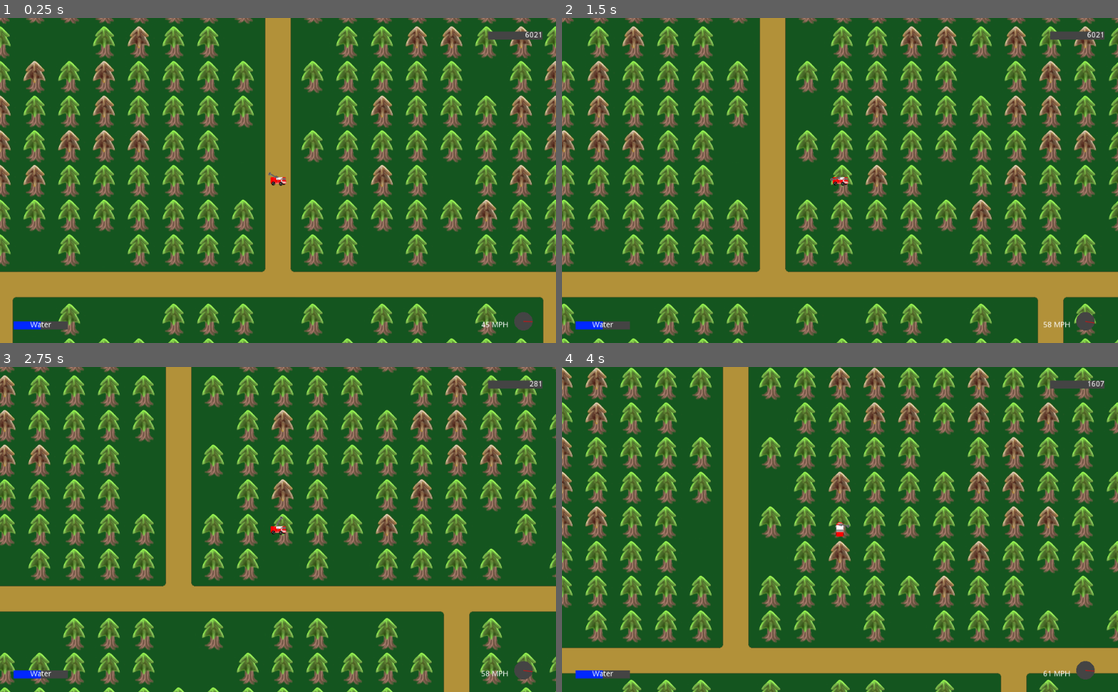
Above: before the commit, frames 1-4 (two rows, left to right).
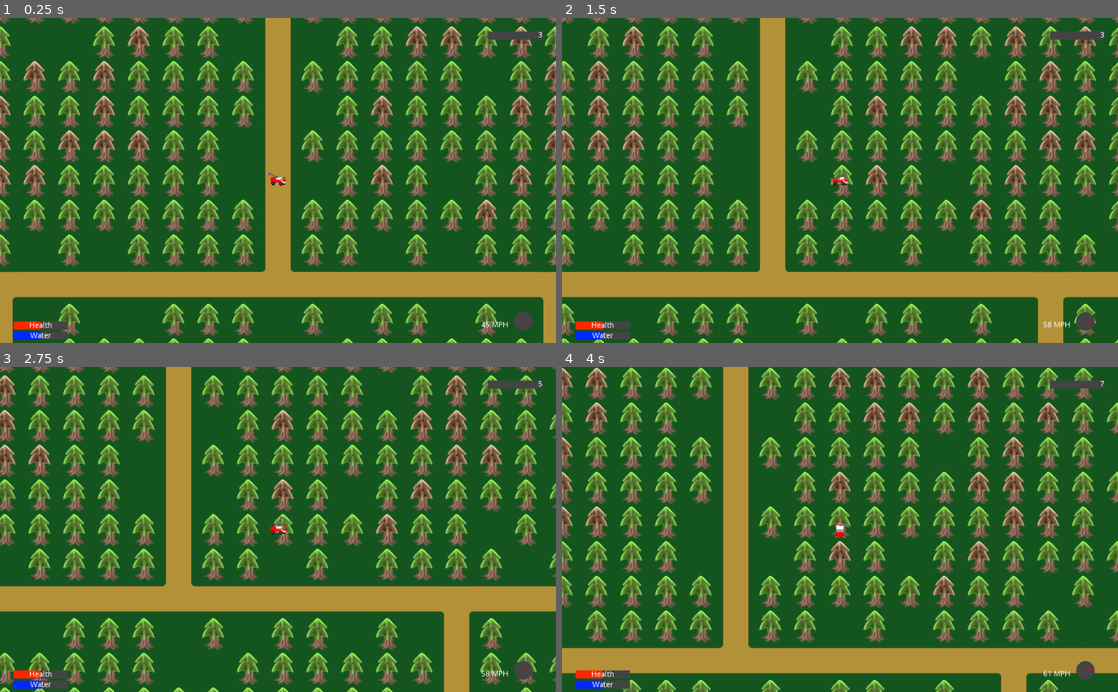
Above: after the commit, the same moments.

Repository: ConsoleCowboysInCyberspace/inferno
Game: Godot game, scene res://Scenes/main_level.tscn
The game is run twice, just before and just after one commit, with the same random seed, the same clock (stepped at 60 frames per second) and the same inputs.
Inputs (mouse positions are in pixels of both pictures, inside the frame that each line leads up to):
- Up to frame 1 (0.25 s): no input
- Up to frame 2 (1.5 s): tap Enter at 0.5 s; move the mouse to (962, 164) at 0.52 s; hold D (truck_right) 0.53-1.28 s; tap Space (dig_trench) at 0.6 s; move the mouse to (728, 196) at 1.27 s; hold S (truck_down) from 1.28 s (still down); click (728, 196) at 1.35 s
- Up to frame 3 (2.75 s): move the mouse to (333, 458) at 2.02 s; release S (truck_down) at 2.03 s; hold D (truck_right) from 2.03 s (still down); tap Space (dig_trench) at 2.1 s
- Up to frame 4 (4 s): move the mouse to (812, 594) at 2.77 s; release D (truck_right) at 2.78 s; hold W (truck_up) 2.78-3.53 s; click (812, 594) at 2.85 s; move the mouse to (1006, 578) at 3.52 s; hold A (truck_left) from 3.53 s (still down); tap Space (dig_trench) at 3.6 s

The runs differ from the first frame. In frame 1, 0.4% of the frame differs, in the area x 2-98%, y 4-100%; in frame 2, 0.4%; in frame 3, 0.4%; in frame 4, 0.4%.
Error in both runs: Assertion failed: Tile out of bounds (res://scripts/internal_tile_manager.gd:27)

Commit message:
Add healthbar to GUI

Diff:
--- a/Scenes/GUI.tscn
+++ b/Scenes/GUI.tscn
@@ -7,10 +7,13 @@
 bg_color = Color( 0.6, 0.6, 0.6, 0 )
 
 [sub_resource type="StyleBoxFlat" id=2]
-bg_color = Color( 0, 0.156863, 1, 1 )
+bg_color = Color( 1, 0.156863, 0, 1 )
 
 [sub_resource type="StyleBoxFlat" id=3]
 bg_color = Color( 0.270588, 0.270588, 0.270588, 1 )
+
+[sub_resource type="StyleBoxFlat" id=4]
+bg_color = Color( 0, 0.156863, 1, 1 )
 
 [node name="GUI" type="CanvasLayer"]
 script = ExtResource( 2 )
@@ -71,7 +74,11 @@
 margin_right = 974.0
 margin_bottom = 570.0
 
-[node name="WaterBar" type="ProgressBar" parent="MarginContainer/VBoxContainer/HBoxContainer"]
+[node name="VBoxContainer" type="VBoxContainer" parent="MarginContainer/VBoxContainer/HBoxContainer"]
+margin_right = 100.0
+margin_bottom = 35.0
+
+[node name="HealthBar" type="ProgressBar" parent="MarginContainer/VBoxContainer/HBoxContainer/VBoxContainer"]
 margin_right = 100.0
 margin_bottom = 15.0
 rect_min_size = Vector2( 100, 15 )
@@ -81,9 +88,36 @@
 value = 50.0
 percent_visible = false
 
-[node name="RichTextLabel" type="RichTextLabel" parent="MarginContainer/VBoxContainer/HBoxContainer/WaterBar"]
+[node name="RichTextLabel" type="RichTextLabel" parent="MarginContainer/VBoxContainer/HBoxContainer/VBoxContainer/HealthBar"]
 anchor_right = 1.0
 anchor_bottom = 1.0
+margin_top = 0.529785
+margin_bottom = 0.529785
+size_flags_horizontal = 3
+size_flags_vertical = 4
+bbcode_enabled = true
+bbcode_text = "[center]Health[/center]"
+text = "Health"
+__meta__ = {
+"_edit_use_anchors_": false
+}
+
+[node name="WaterBar" type="ProgressBar" parent="MarginContainer/VBoxContainer/HBoxContainer/VBoxContainer"]
+margin_top = 19.0
+margin_right = 100.0
+margin_bottom = 34.0
+rect_min_size = Vector2( 100, 15 )
+size_flags_horizontal = 0
+custom_styles/fg = SubResource( 4 )
+custom_styles/bg = SubResource( 3 )
+value = 50.0
+percent_visible = false
+
+[node name="RichTextLabel" type="RichTextLabel" parent="MarginContainer/VBoxContainer/HBoxContainer/VBoxContainer/WaterBar"]
+anchor_right = 1.0
+anchor_bottom = 1.0
+margin_top = 0.529785
+margin_bottom = 0.529785
 size_flags_horizontal = 3
 size_flags_vertical = 4
 bbcode_enabled = true
--- a/scripts/GUI.gd
+++ b/scripts/GUI.gd
@@ -1,6 +1,7 @@
 extends CanvasLayer
 
 onready var score = find_node("Score")
+onready var healthBar = find_node("HealthBar")
 onready var waterBar = find_node("WaterBar")
 onready var anemometer = find_node("Anemometer")
 
@@ -12,13 +13,16 @@
 	if now - lastUpdateTime > 1:
 		lastUpdateTime = now
 
-		set_score(randi() % 10000)
+		set_score(now)
 		# set_water_level(randi() % 100)
 		# set_wind_angle(randi() % 360)
 		# set_wind_speed(randi() % 100)
 
 func set_score(value):
 	score.bbcode_text = "[right]" + String(value) + "[/right]"
+
+func set_health(value):
+	healthBar.value = value
 
 func set_water_level(value):
 	waterBar.value = value
Not shown: 1 places in Scenes/GUI.tscn that only renumber resources
